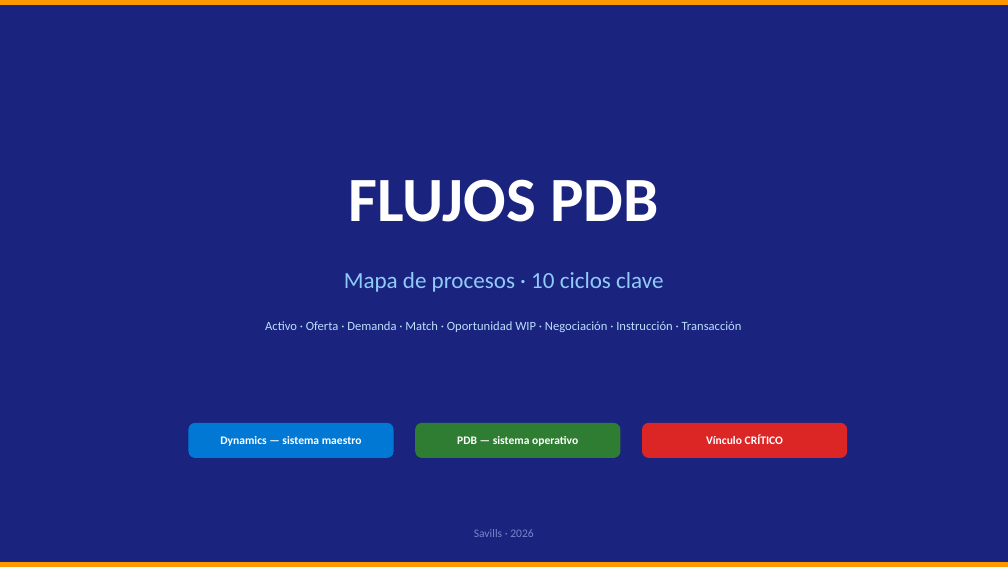
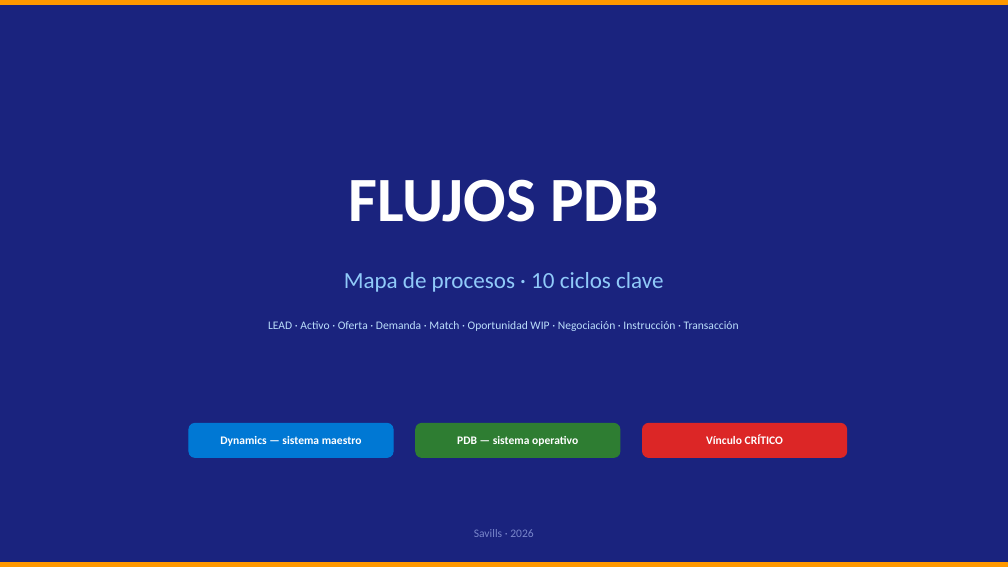
Before and after one commit to alvarosierra90-dot/pdb-crm, a slide deck: slide 1 of FLUJOS_PDB.pptx. Drawn at 1008x567 pixels with LibreOffice and Linux fonts; fonts in the diff are those of the drawing. Boxes give left, top, right and bottom in pixels: in the first picture for what was removed or moved away, otherwise in the second. Text is boxed around its words. In the diff, an @@ line names an element or a change of style, - is before the commit and + after.

```diff
--- a/FLUJOS_PDB.pptx
+++ b/FLUJOS_PDB.pptx
@@ text at <box>268,321,739,331</box>: text changed; size 12 to 11 pt @@
-Activo · Oferta · Demanda · Match · Oportunidad WIP · Negociación · Instrucción · Transacción
+LEAD · Activo · Oferta · Demanda · Match · Oportunidad WIP · Negociación · Instrucción · Transacción
```
Also in this commit, not shown: 10 other slides changed, 1 slide added, 2 other files.
